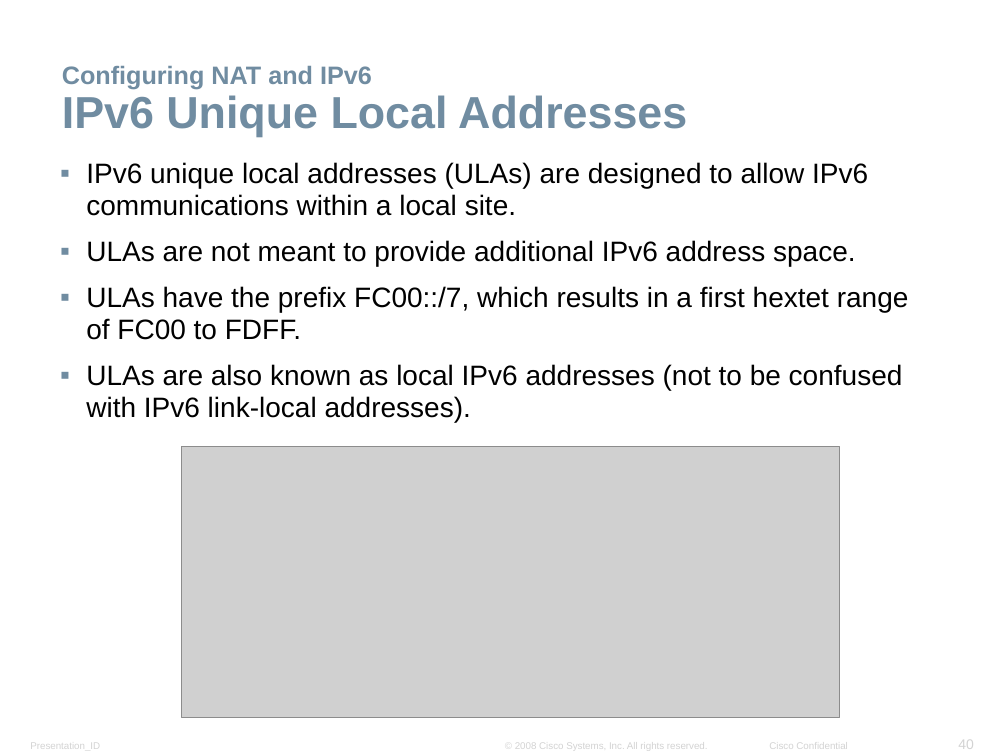
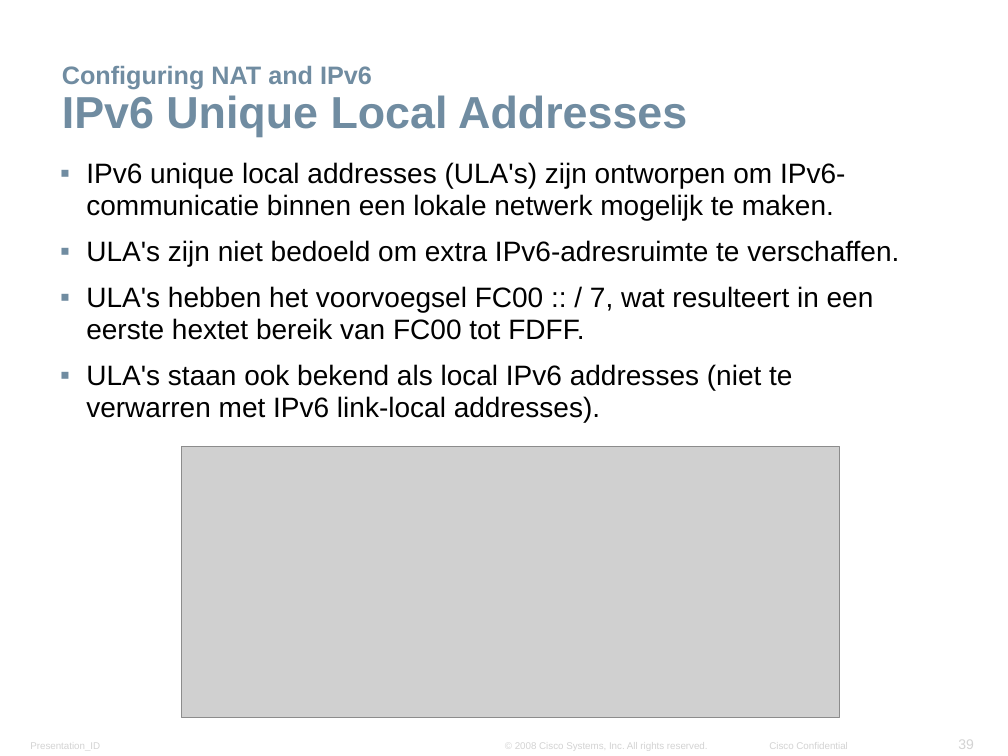
Before and after one commit to kenzot11/Presentatie-NAT, a slide deck: slide 39 of Networking Advanced - Chapter5 - NAT.pptx (slide 40 before the commit). Drawn at 1008x756 pixels with LibreOffice and Linux fonts; fonts in the diff are those of the drawing; grey boxes stand for pictures; background and template pictures are left out. Boxes give left, top, right and bottom in pixels: in the first picture for what was removed or moved away, otherwise in the second. Text is boxed around its words. In the diff, an @@ line names an element or a change of style, - is before the commit and + after.

```diff
--- a/Networking Advanced - Chapter5 - NAT.pptx
+++ b/Networking Advanced - Chapter5 - NAT.pptx
@@ text at bbox=[86, 162, 899, 422]: text changed @@
-▪ IPv6 unique local addresses (ULAs) are designed to allow IPv6 communications within a local site.
-▪ ULAs are not meant to provide additional IPv6 address space.
-▪ ULAs have the prefix FC00::/7, which results in a first hextet range of FC00 to FDFF.
-▪ ULAs are also known as local IPv6 addresses (not to be confused with IPv6 link-local addresses).
+▪ IPv6 unique local addresses (ULA's) zijn ontworpen om IPv6-communicatie binnen een lokale netwerk mogelijk te maken.
+▪ ULA's zijn niet bedoeld om extra IPv6-adresruimte te verschaffen.
+▪ ULA's hebben het voorvoegsel FC00 :: / 7, wat resulteert in een eerste hextet bereik van FC00 tot FDFF.
+▪ ULA's staan ook bekend als local IPv6 addresses (niet te verwarren met IPv6 link-local addresses).
@@ page number at bbox=[958, 740, 974, 749]: text changed @@
-40
+39
```
Also in this commit, not shown: 22 other slides changed, 1 slide removed.
